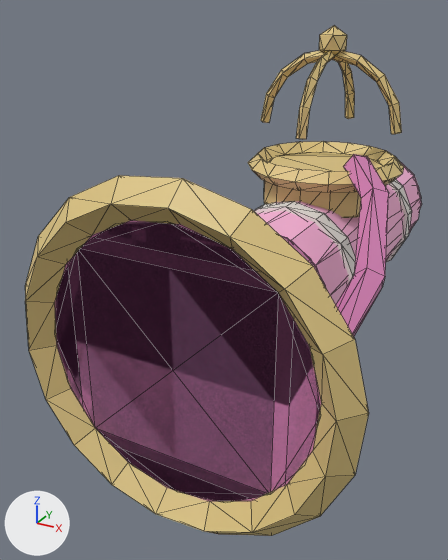
An edit to the OBJ model HtfFortress/Models/Absorber.obj, drawn before and after from the same camera.
Before and after are seen from a camera (50 mm lens) standing at (0.17, -0.499, 0.297) and looking at (-0.058, -0.085, 0.09). Every picture has the same lights, and +X, +Y and +Z are marked at lower left. The first picture is the older version. Mesh edges are drawn as thin lines. Where no turn or scale is listed for an object, it has been applied to the vertices. Vertices at exactly the same position are counted once.

In view in the first picture: 'Absorber'.
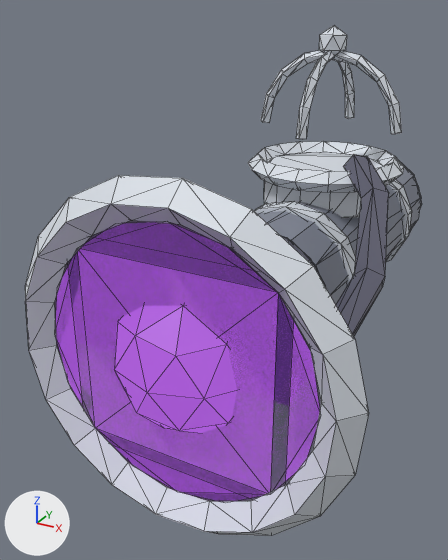
Pixel boxes (x1, y1, x2, y2) of what changed, in the pictures (448 x 560 px):
part 1 of me_absorber, added: after (114, 306, 237, 433)
part 2 of me_absorber, recoloured (pink to grey): (257, 162, 422, 305) in both
part 3 of me_absorber, recoloured: (55, 154, 389, 501) in both
part 4 of me_absorber, recoloured (yellow to white): (25, 26, 404, 536) in both
part 5 of me_absorber, recoloured: (254, 179, 412, 284) in both
part 6 of me_absorber, recoloured (dark purple to purple): (56, 222, 320, 501) in both

The edits, one by one:
Material 'WpnAbsorbRing' (mat_wpnabsorbring) is new.
Its base color is (0.7, 0.74, 0.8) (white #dadfe7).
Material 'WpnAbsorbShell' (mat_wpnabsorbshell) is new.
Its base color is (0.22, 0.24, 0.3) (grey #818695).
Material 'WpnAbsorbVoid' (mat_wpnabsorbvoid) is new.
Its base color is (0.1, 0.02, 0.16) (dark purple #59276f).
Its emission color is (0.32, 0.08, 0.55) (purple #9950c4).
Its emission strength is 1.0.
Material 'WpnAbsorbShellDark' (mat_wpnabsorbshelldark) is new.
Its base color is (0.12, 0.12, 0.17) (grey #616173).
me_absorber is used by ob_absorber; location (0.0, 0.0, 0.0).
me_absorber had 506 vertices, 966 faces and spanned x -0.112..0.112, y -0.262..0.182, z -0.077..0.285.
me_absorber now has 548 vertices, 1046 faces and spans x -0.112..0.112, y -0.275..0.182, z -0.077..0.285.
me_absorber part 1: a new loose piece, an icosphere of 80 faces spanning x -0.048..0.048, y -0.275..-0.175, z 0.06..0.16, in mat_wpnabsorbvoid (dark purple #59276f, glowing purple #9950c4).
me_absorber part 2: 132 faces spanning x -0.051..0.051, y -0.14..0.182, z 0.058..0.162 switch from mat_wpnabsorbpink (pink #fab5da) to mat_wpnabsorbshell (grey #818695).
me_absorber part 3: 120 faces spanning x -0.1..0.1, y -0.25..0.048, z -0.077..0.21 switch from mat_wpnabsorbpinkdark (pink #d481b5) to mat_wpnabsorbshelldark (grey #616173).
me_absorber part 4: 526 faces spanning x -0.112..0.112, y -0.262..0.043, z -0.002..0.285 switch from mat_brass (yellow #ddc481) to mat_wpnabsorbring (white #dadfe7).
me_absorber part 5: 104 faces spanning x -0.054..0.054, y -0.098..0.078, z 0.055..0.165 switch from mat_white (white #eae6df) to mat_wpnabsorbring (white #dadfe7).
me_absorber part 6: 60 faces spanning x -0.088..0.088, y -0.25..-0.244, z 0.022..0.198 switch from mat_wpnabsorbmouth (dark purple #613859) to mat_wpnabsorbvoid (dark purple #59276f, glowing purple #9950c4).
